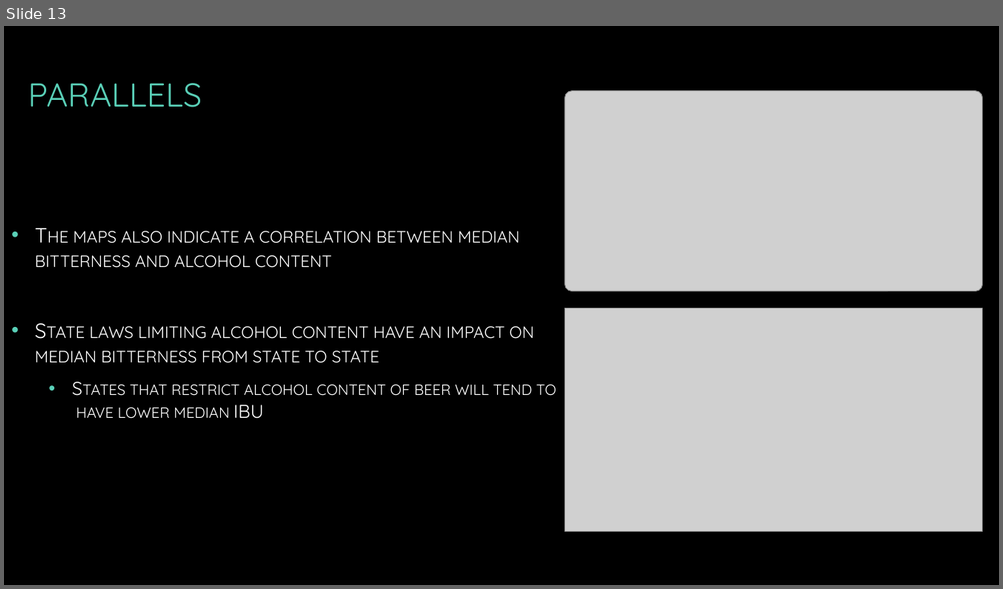
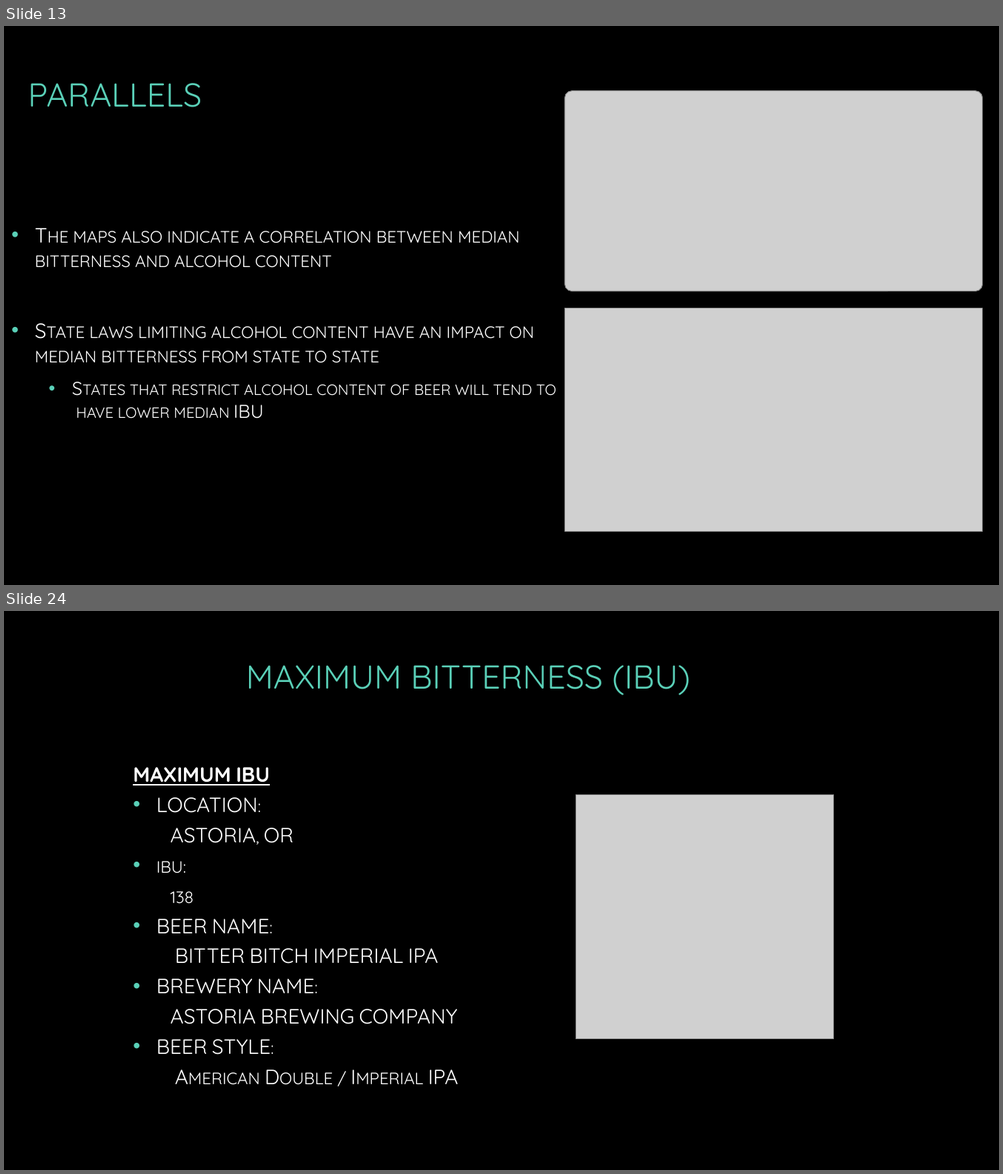
Before and after one commit to amberburnett/BeerSales, a slide deck: EDA – Beer Sales.pptx. Shown one above the other, each under a label of ours: slide 13 before the commit, slides 13 and 24 after it; the slides between them are not shown. The pictures are 1003x589 and 1003x1174 pixels, drawn with LibreOffice and Linux fonts; fonts in the diff are those of the drawing; grey boxes stand for pictures; background and template pictures are left out. Boxes give left, top, right and bottom in pixels: in the first picture for what was removed or moved away, otherwise in the second. Text is boxed around its words. In the diff, an @@ line names an element or a change of style, - is before the commit and + after.

```diff
--- a/EDA – Beer Sales.pptx
+++ b/EDA – Beer Sales.pptx
@@ slide 24 added at [4,611,999,1170], background picture (left out) @@
@@ title added at [246,665,690,695], 32 pt, text #5AD0B8 @@
+MAXIMUM BITTERNESS (IBU)
@@ text added at [133,767,458,1085], 20 pt, text #FFFFFF, small capitals @@
+MAXIMUM IBU
+• LOCATION:
+ASTORIA, OR
+• ibu:
+138
+• BEER NAME:
+BITTER BITCH IMPERIAL IPA
+• BREWERY NAME:
+ASTORIA BREWING COMPANY
+• BEER STYLE:
+American Double / Imperial IPA
@@ picture added at [575,795,834,1039] @@
```
Also in this commit, not shown: 13 other slides added.
